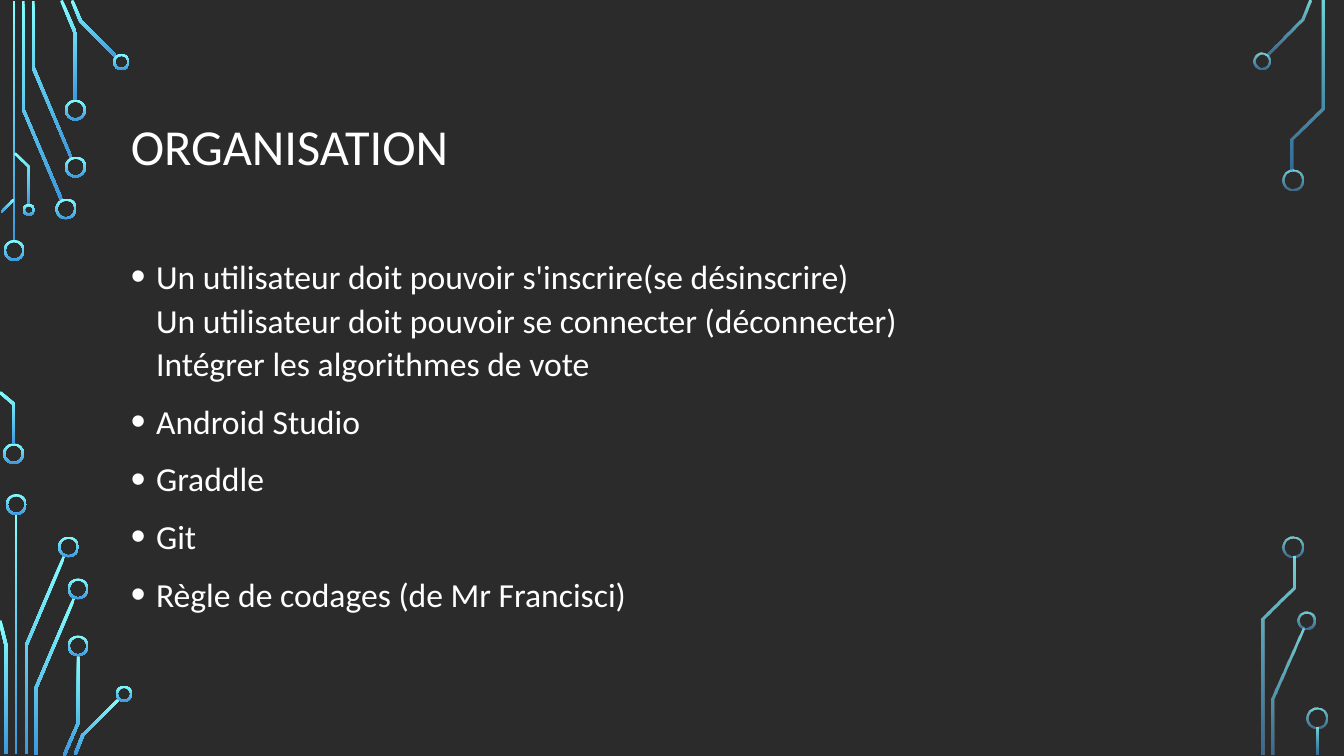
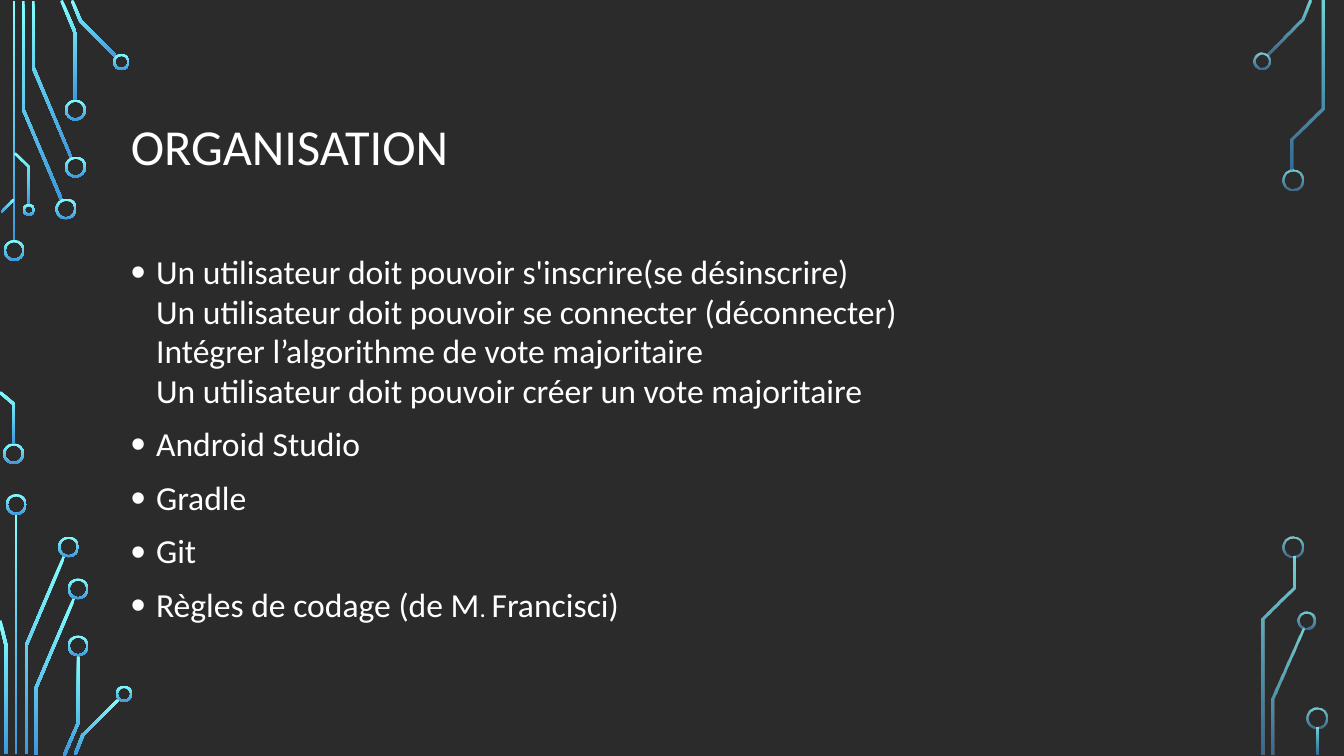
Before and after one commit to Smaylis13/ProjetM1, a slide deck: slide 6 of Modelisations/Presentation1 projet G3 DAPM.pptx. Drawn at 1344x756 pixels with LibreOffice and Linux fonts; fonts in the diff are those of the drawing; background and template pictures are left out; a plain dark background stands for a picture behind light text. Boxes give left, top, right and bottom in pixels: in the first picture for what was removed or moved away, otherwise in the second. Text is boxed around its words. In the diff, an @@ line names an element or a change of style, - is before the commit and + after.

```diff
--- a/Modelisations/Presentation1 projet G3 DAPM.pptx
+++ b/Modelisations/Presentation1 projet G3 DAPM.pptx
@@ text at <box>156,259,897,409</box>: text changed @@
-• Un utilisateur doit pouvoir s'inscrire(se désinscrire)
-  Un utilisateur doit pouvoir se connecter (déconnecter)
-  Intégrer les algorithmes de vote
+• Un utilisateur doit pouvoir s'inscrire(se désinscrire)
+  Un utilisateur doit pouvoir se connecter (déconnecter)
+  Intégrer l’algorithme de vote majoritaire
+  Un utilisateur doit pouvoir créer un vote majoritaire
@@ text at <box>156,432,360,564</box>: line spacing 1.08 to 0.98 @@
@@ text at <box>156,486,246,511</box>: text changed @@
-• Graddle
+• Gradle
@@ text at <box>156,592,619,623</box>: text changed @@
-• Règle de codages (de Mr Francisci)
+• Règles de codage (de M. Francisci)
```
Also in this commit, not shown: 2 other slides changed.
